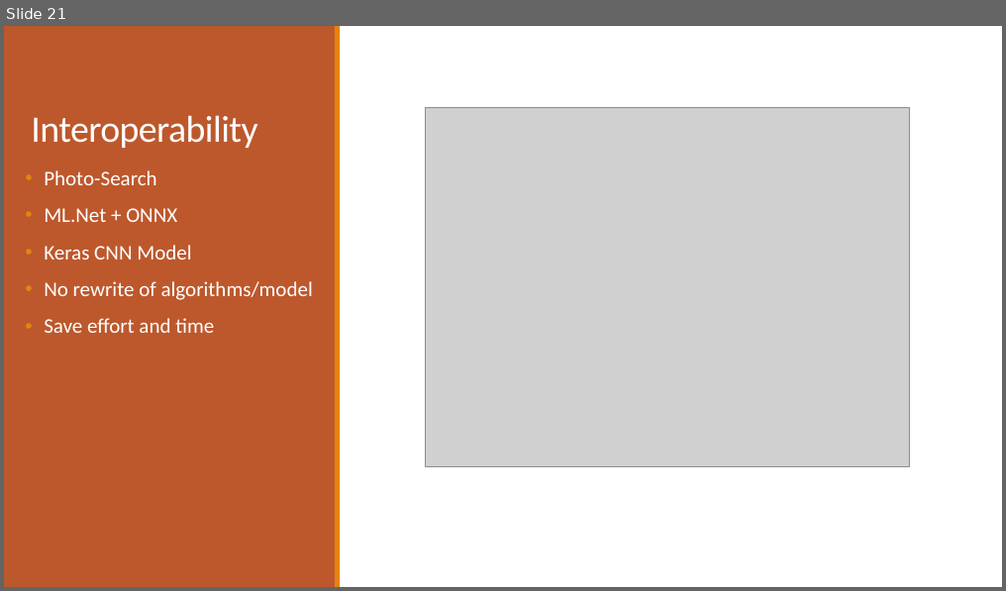
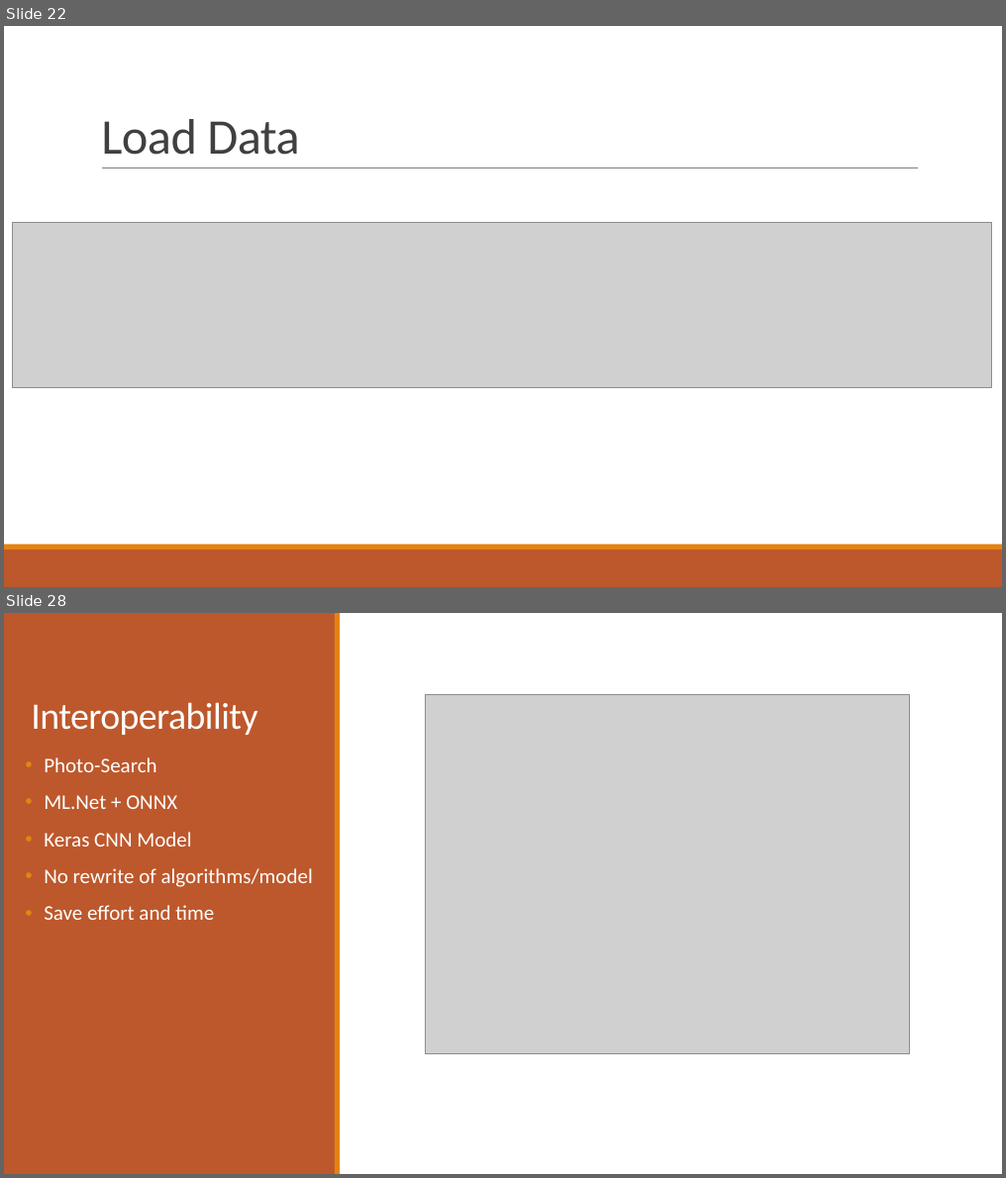
Before and after one commit to praveenraghuvanshi1512/AIML, a slide deck: Meetup_DotNet_10_Aug_2019/ML_Net_Praveen_Raghuvanshi_10_Aug_2019.pptx. Shown one above the other, each under a label of ours: slide 21 before the commit, slides 22 and 28 after it; the slides between them are not shown. The pictures are 1006x591 and 1006x1178 pixels, drawn with LibreOffice and Linux fonts; fonts in the diff are those of the drawing; grey boxes stand for pictures. Boxes give left, top, right and bottom in pixels: in the first picture for what was removed or moved away, otherwise in the second. Text is boxed around its words. In the diff, an @@ line names an element or a change of style, - is before the commit and + after.

```diff
--- a/Meetup_DotNet_10_Aug_2019/ML_Net_Praveen_Raghuvanshi_10_Aug_2019.pptx
+++ b/Meetup_DotNet_10_Aug_2019/ML_Net_Praveen_Raghuvanshi_10_Aug_2019.pptx
@@ slide 22 added at (4,26,1002,587), background #FFFFFF @@
@@ title added at (101,119,299,155), 48 pt, text #404040 @@
+Load Data
@@ line added from (102, 169) to (918, 169), #808080 0.5 pt @@
@@ picture added at (13,222,992,388) @@
@@ rectangle added at (4,550,1002,587), fill #BD582C @@
@@ rectangle added at (4,545,1002,550), fill #E48312 @@
@@ what was slide 21 is now slide 28 @@
```
Also in this commit, not shown: 6 other slides added.
